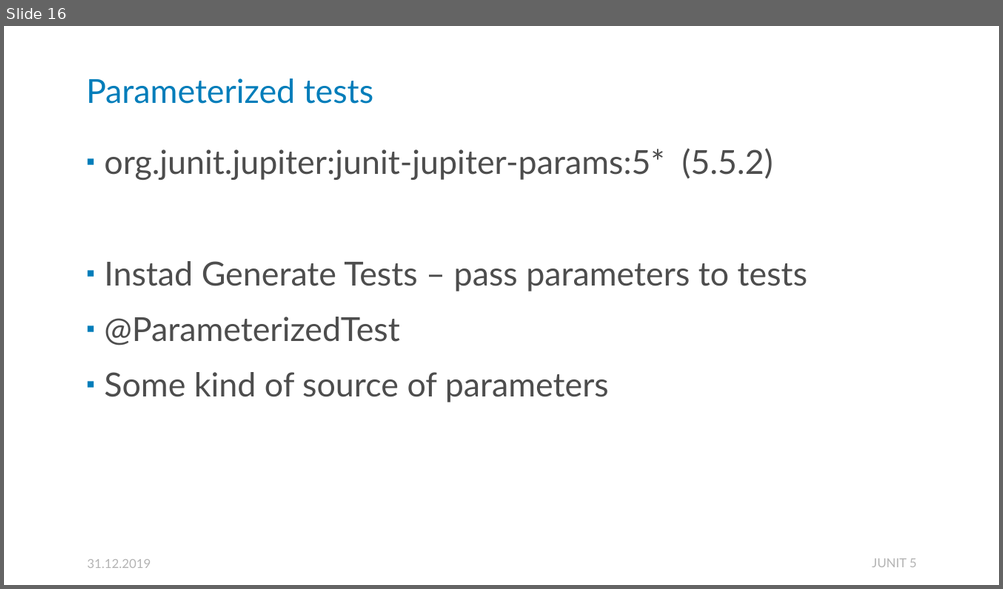
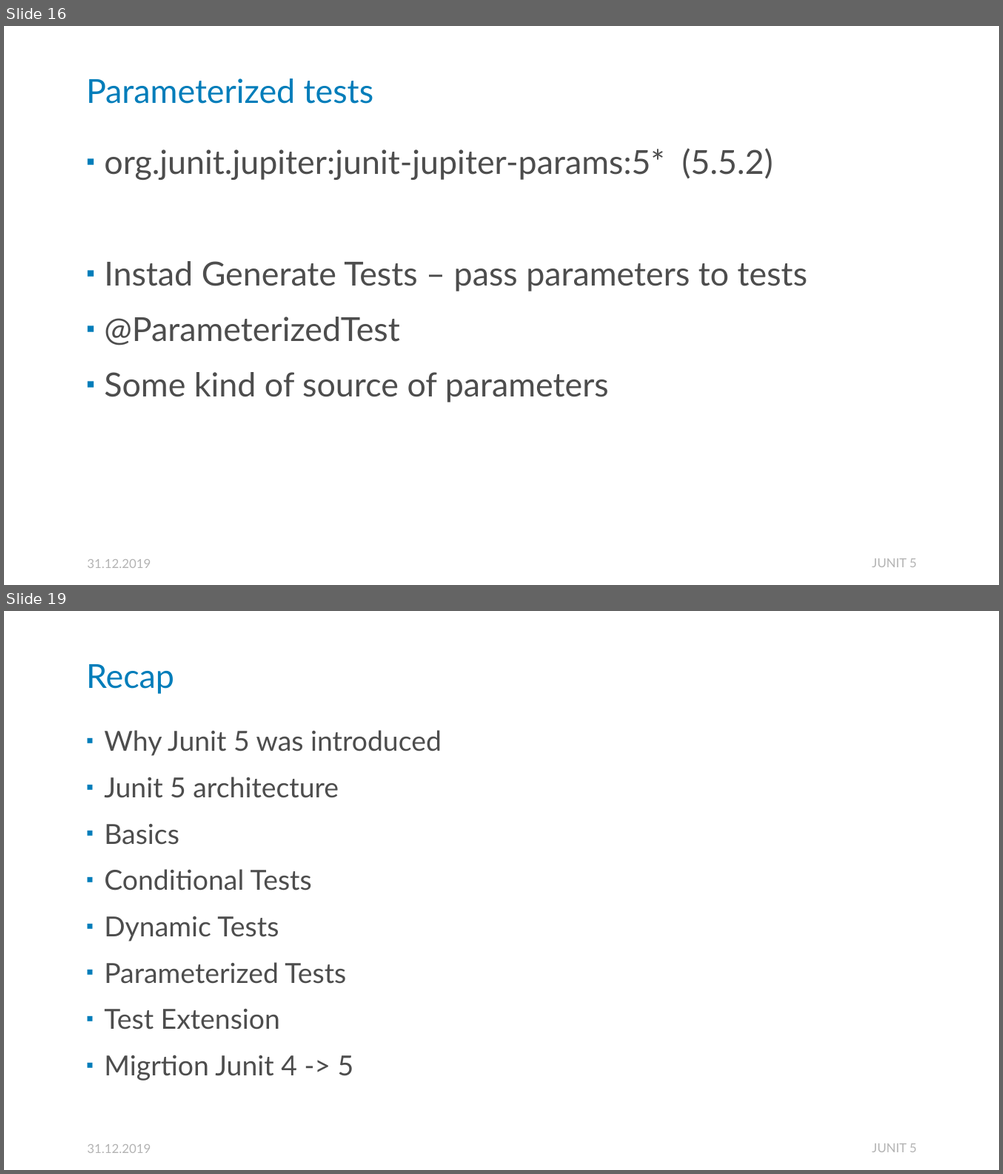
Before and after one commit to HellSpawn287/pf-presentations, a slide deck: ZJAVA/Junit5/Junit5 - ZJAVA.pptx. Shown one above the other, each under a label of ours: slide 16 before the commit, slides 16 and 19 after it; the slides between them are not shown. The pictures are 1003x589 and 1003x1174 pixels, drawn with LibreOffice and Linux fonts; fonts in the diff are those of the drawing. Boxes give left, top, right and bottom in pixels: in the first picture for what was removed or moved away, otherwise in the second. Text is boxed around its words. In the diff, an @@ line names an element or a change of style, - is before the commit and + after.

Commit message:
Junit5 - migration, recap

```diff
--- a/ZJAVA/Junit5/Junit5 - ZJAVA.pptx
+++ b/ZJAVA/Junit5/Junit5 - ZJAVA.pptx
@@ slide 19 added at box(4, 611, 999, 1170), background #FFFFFF @@
@@ title added at box(86, 664, 174, 694), 24 pt, text #007DBA @@
+Recap
@@ text added at box(104, 730, 441, 1081), 20 pt, text #4D4D4D @@
+▪ Why Junit 5 was introduced
+▪ Junit 5 architecture
+▪ Basics
+▪ Conditional Tests
+▪ Dynamic Tests
+▪ Parameterized Tests
+▪ Test Extension
+▪ Migrtion Junit 4 -> 5
@@ text added at box(87, 1145, 151, 1153), 9 pt, text #B3B3B3 @@
+31.12.2019
@@ text added at box(871, 1144, 916, 1153), 9 pt, text #B3B3B3 @@
+JUNIT 5
```
Also in this commit, not shown: 3 slides changed.
